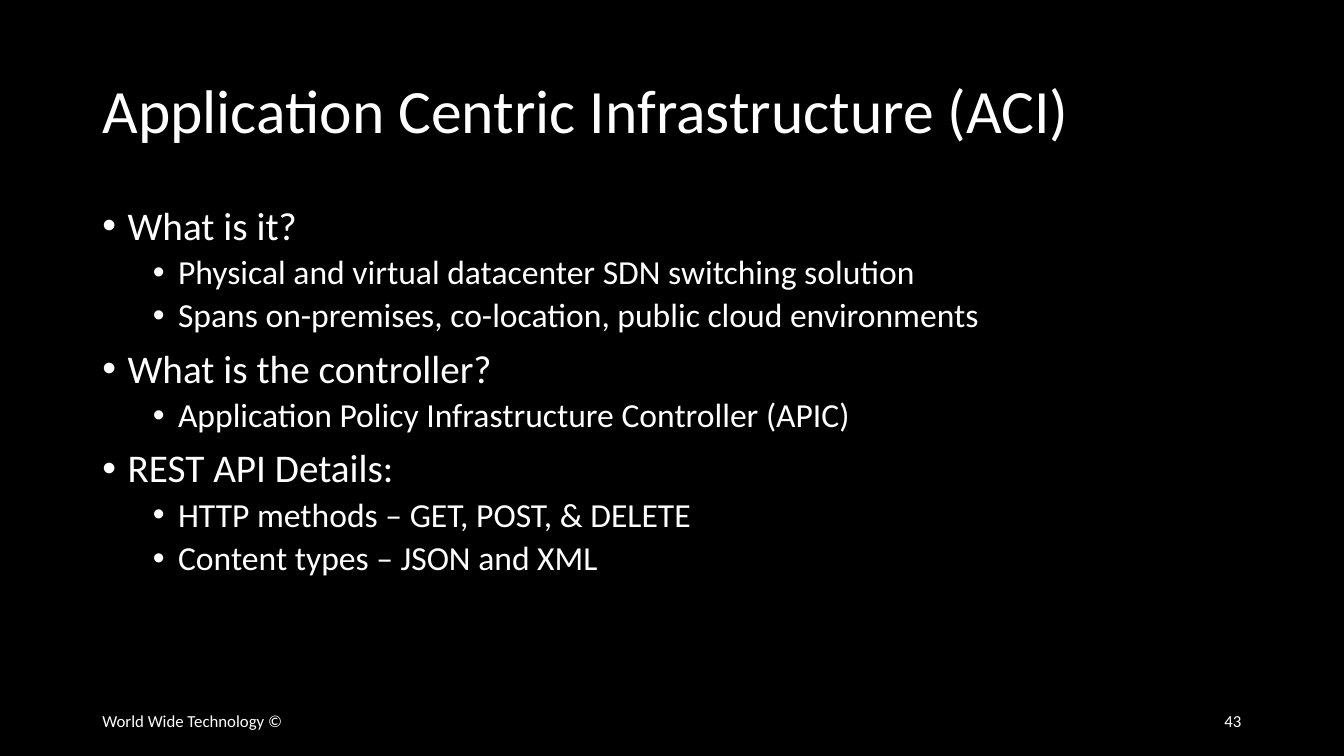
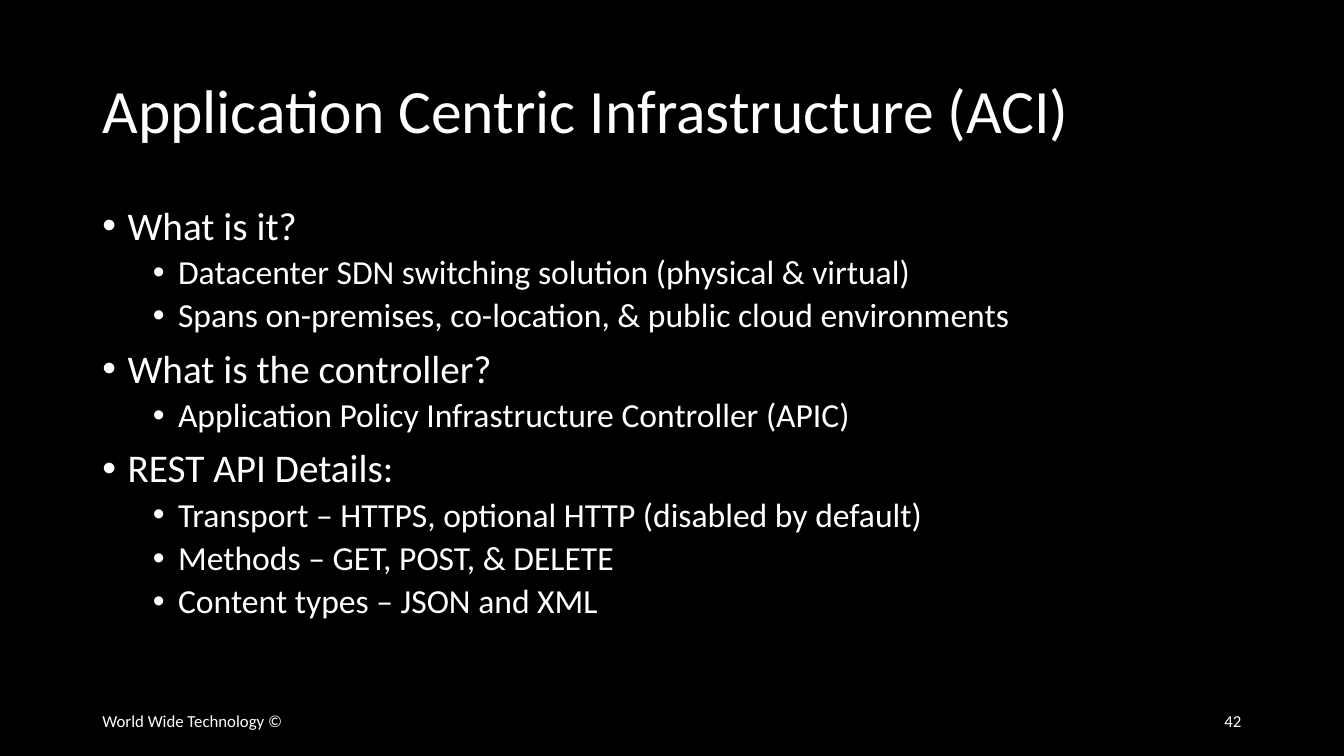
Before and after one commit to wwt/curl-requests-foundations, a slide deck: slide 42 of curl-requests-foundations.pptx (slide 43 before the commit). Drawn at 1344x756 pixels with LibreOffice and Linux fonts; fonts in the diff are those of the drawing. Boxes give left, top, right and bottom in pixels: in the first picture for what was removed or moved away, otherwise in the second. Text is boxed around its words. In the diff, an @@ line names an element or a change of style, - is before the commit and + after.

```diff
--- a/curl-requests-foundations.pptx
+++ b/curl-requests-foundations.pptx
@@ text at box(178, 259, 1009, 333): text changed @@
-  • Physical and virtual datacenter SDN switching solution
-  • Spans on-premises, co-location, public cloud environments
+  • Datacenter SDN switching solution (physical & virtual)
+  • Spans on-premises, co-location, & public cloud environments
@@ text at box(178, 502, 922, 574): text changed @@
-  • HTTP methods – GET, POST, & DELETE
+  • Transport – HTTPS, optional HTTP (disabled by default)
+  • Methods – GET, POST, & DELETE
@@ page number at box(1224, 716, 1241, 727): text changed @@
-43
+42
```
Also in this commit, not shown: 1 other slide changed, 12 slides added, 1 slide removed.
